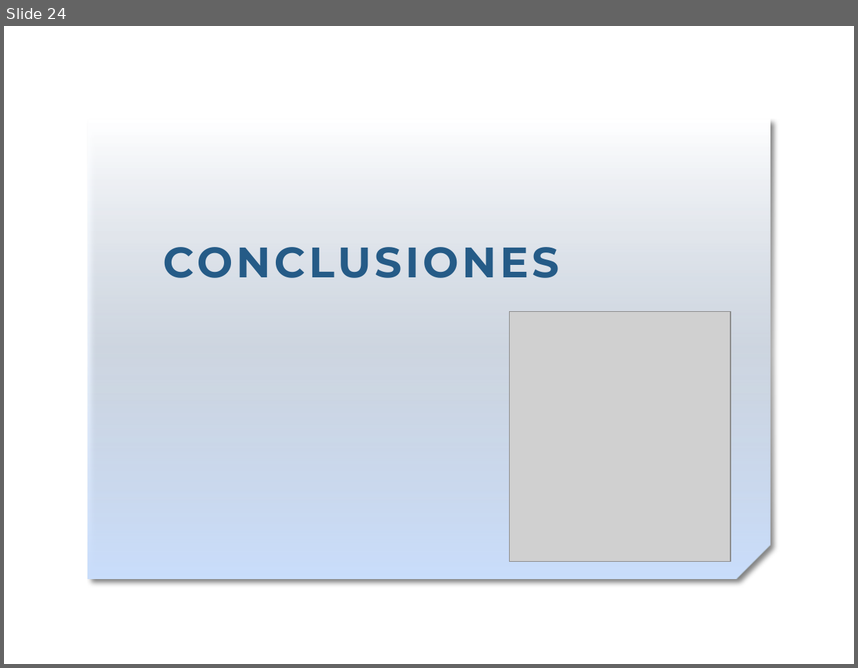
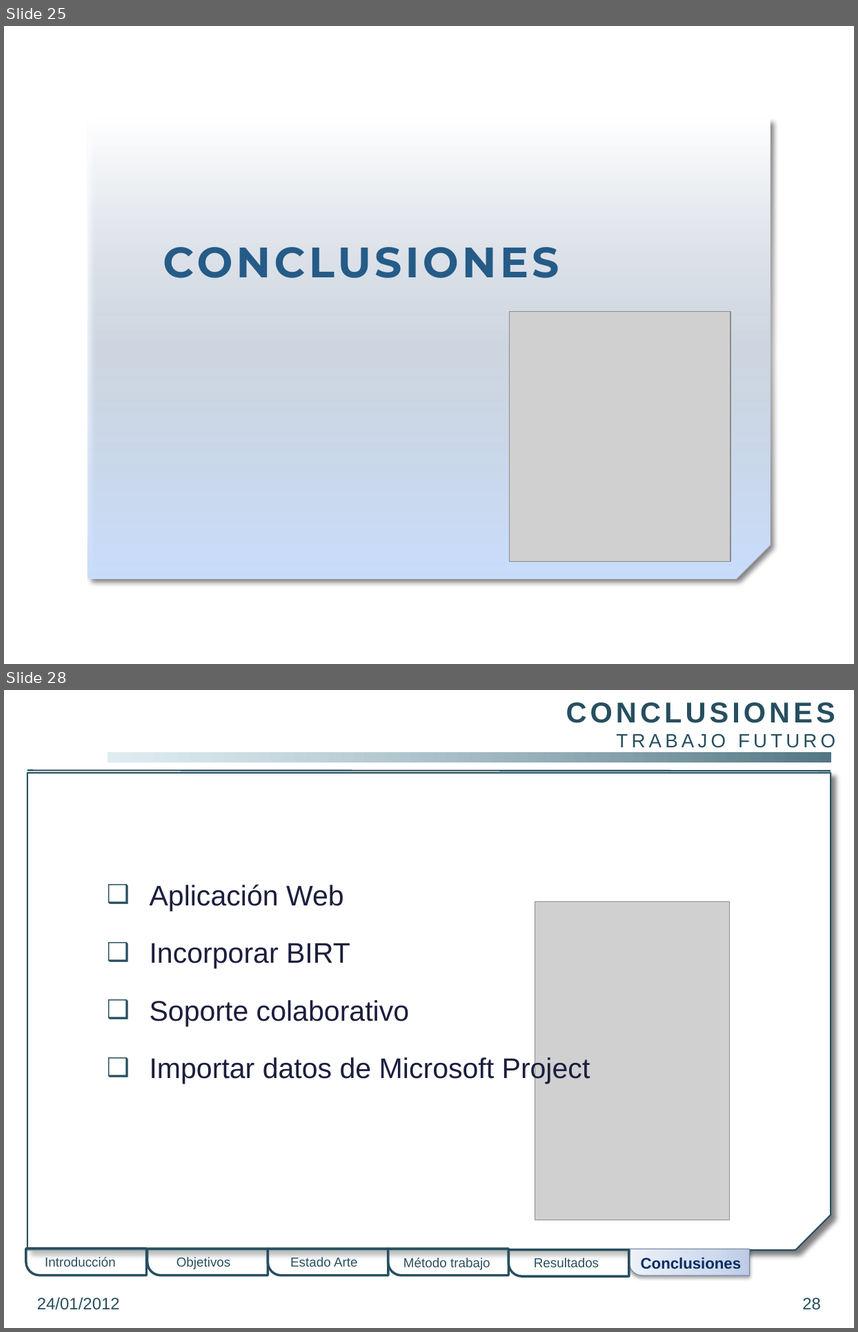
Before and after one commit to gangadhar001/repo-pfc, a slide deck: PFC/Presentacion/PresentacionPFC.pptx. Shown one above the other, each under a label of ours: slide 24 before the commit, slides 25 and 28 after it; the slides between them are not shown. The pictures are 858x668 and 858x1332 pixels, drawn with LibreOffice and Linux fonts; fonts in the diff are those of the drawing; grey boxes stand for pictures; background and template pictures are left out. Boxes give left, top, right and bottom in pixels: in the first picture for what was removed or moved away, otherwise in the second. Text is boxed around its words. In the diff, an @@ line names an element or a change of style, - is before the commit and + after.

Commit message:
- Presentación: escritas metodologia y conclusiones

```diff
--- a/PFC/Presentacion/PresentacionPFC.pptx
+++ b/PFC/Presentacion/PresentacionPFC.pptx
@@ slide 28 added at (x1=4, y1=690, x2=854, y2=1328), background picture (left out) @@
@@ text added at (x1=566, y1=702, x2=835, y2=748), 16.2 pt, text #274F5F @@
+CONCLUSIONES
+TRABAJO FUTURO
@@ line added from (27, 770) to (831, 771), #274F5F 1.25 pt @@
@@ rectangle added at (x1=107, y1=753, x2=831, y2=762), fill gradient #D0E5EC to #547785 @@
@@ snip rect added at (x1=27, y1=773, x2=831, y2=1250), fill #FFFFFF, outline #274F5F 1.25 pt @@
@@ text added at (x1=150, y1=884, x2=590, y2=1084), 24 pt, text #1B1E3E @@
+❑ Aplicación Web
+❑ Incorporar BIRT
+❑ Soporte colaborativo
+❑ Importar datos de Microsoft Project
@@ picture added at (x1=535, y1=902, x2=730, y2=1220) @@
@@ round rect added at (x1=25, y1=1248, x2=146, y2=1274), fill #FFFFFF at 50% opacity, outline #274F5F 2 pt @@
@@ text added at (x1=45, y1=1256, x2=116, y2=1266), 11 pt, text #274F5F @@
+Introducción
@@ round rect added at (x1=148, y1=1249, x2=268, y2=1275), fill #FFFFFF at 50% opacity, outline #274F5F 2 pt @@
@@ text added at (x1=176, y1=1256, x2=231, y2=1269), 11 pt, text #274F5F @@
+Objetivos
@@ round rect added at (x1=268, y1=1249, x2=388, y2=1275), fill #FFFFFF at 50% opacity, outline #274F5F 2 pt @@
@@ text added at (x1=290, y1=1256, x2=358, y2=1266), 11 pt, text #274F5F @@
+Estado Arte
@@ round rect added at (x1=388, y1=1249, x2=508, y2=1275), fill #FFFFFF at 50% opacity, outline #274F5F 2 pt @@
@@ text added at (x1=404, y1=1257, x2=490, y2=1270), 11 pt, text #274F5F @@
+Método trabajo
@@ round rect added at (x1=508, y1=1250, x2=629, y2=1276), fill #FFFFFF at 50% opacity, outline #274F5F 2 pt @@
@@ text added at (x1=534, y1=1257, x2=599, y2=1267), 11 pt, text #274F5F @@
+Resultados
@@ round rect added at (x1=629, y1=1249, x2=750, y2=1275), fill gradient #BFCDE7 to #D2DBED to #EDF1F9, outline #7B8CA6 0.75 pt @@
@@ text added at (x1=641, y1=1257, x2=742, y2=1269), 13 pt, text #072C62, bold @@
+Conclusiones
@@ text added at (x1=37, y1=1297, x2=120, y2=1310), 14 pt, text #274F5F @@
+24/01/2012
@@ page number added at (x1=802, y1=1297, x2=821, y2=1310), 14 pt, text #274F5F @@
+28
@@ what was slide 24 is now slide 25 @@
```
Also in this commit, not shown: 8 slides changed, 3 other slides added.
